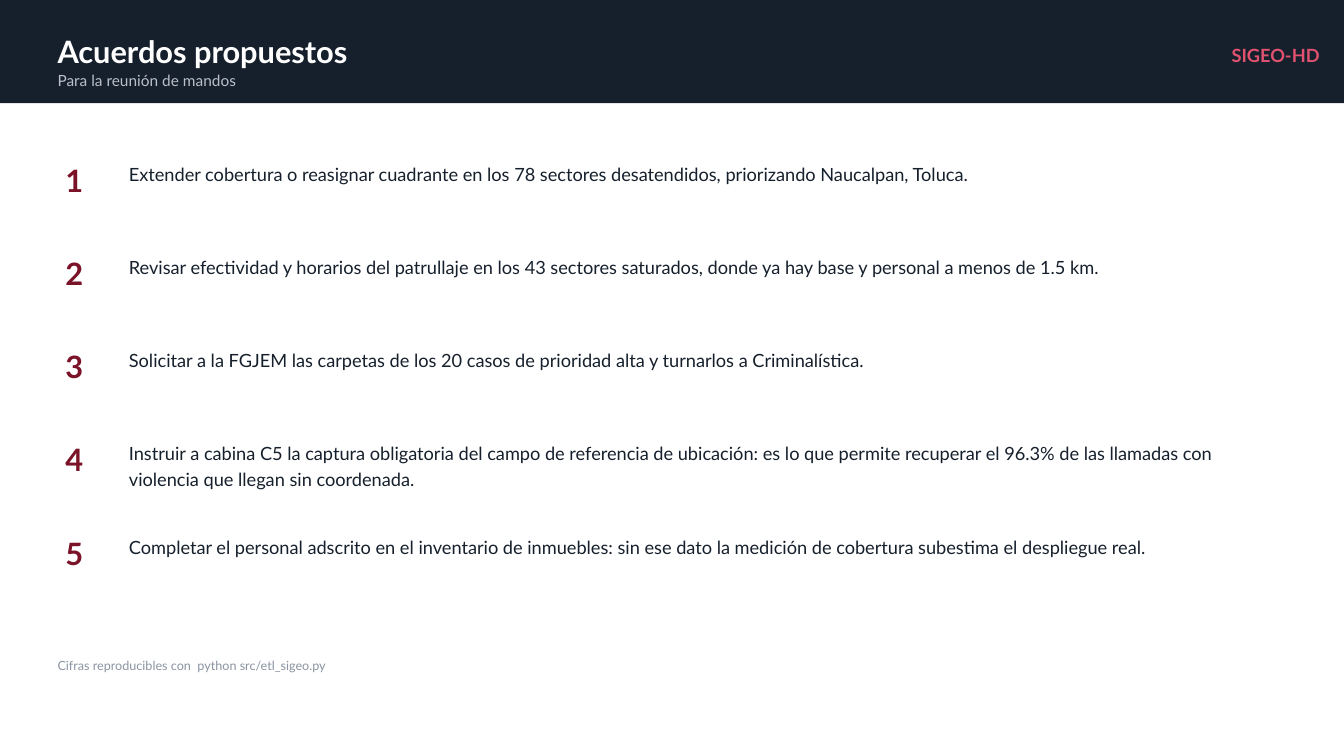
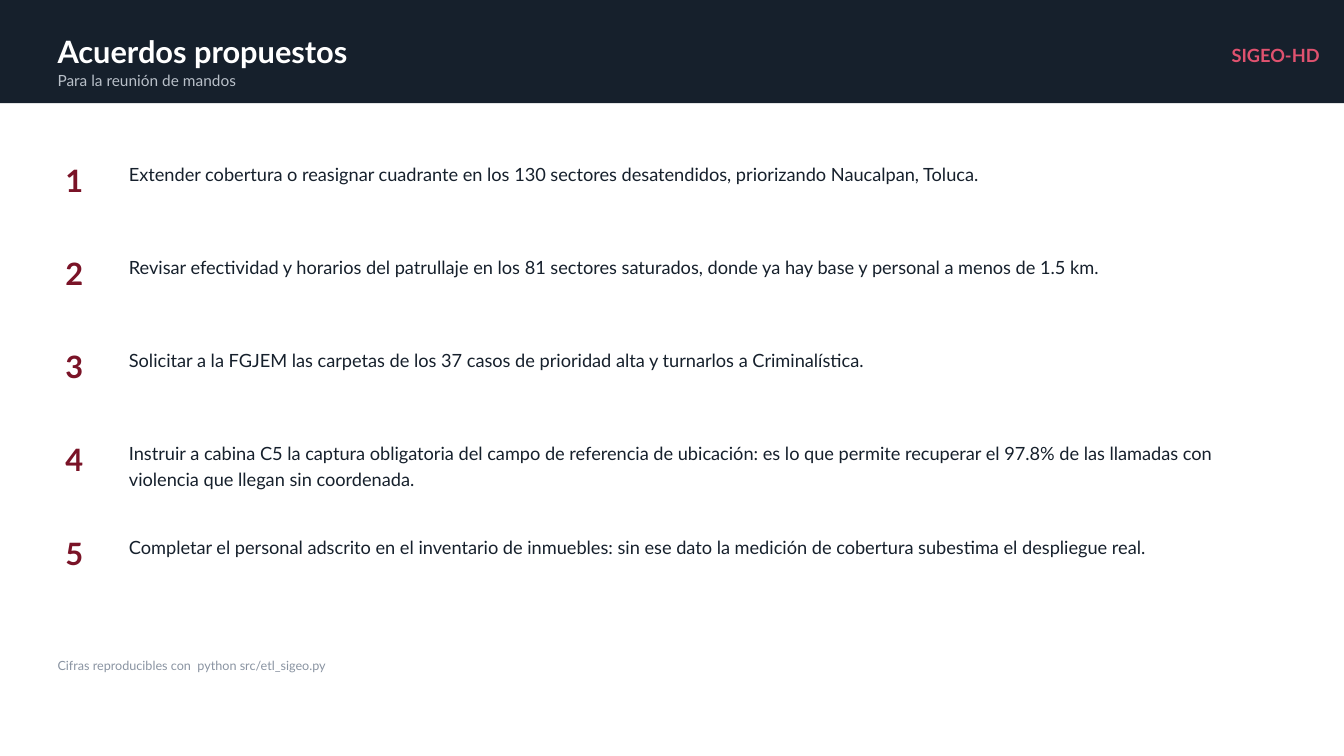
Before and after one commit to sthef0117-ui/sigeo-hd-dgspyt, a slide deck: slide 6 of presentacion/SIGEO-HD_Reunion_Mandos.pptx. Drawn at 1344x756 pixels with LibreOffice and Linux fonts; fonts in the diff are those of the drawing. Boxes give left, top, right and bottom in pixels: in the first picture for what was removed or moved away, otherwise in the second. Text is boxed around its words. In the diff, an @@ line names an element or a change of style, - is before the commit and + after.

```diff
--- a/presentacion/SIGEO-HD_Reunion_Mandos.pptx
+++ b/presentacion/SIGEO-HD_Reunion_Mandos.pptx
@@ text at [129, 167, 978, 185]: text changed @@
-Extender cobertura o reasignar cuadrante en los 78 sectores desatendidos, priorizando Naucalpan, Toluca.
+Extender cobertura o reasignar cuadrante en los 130 sectores desatendidos, priorizando Naucalpan, Toluca.
@@ text at [129, 260, 1098, 278]: text changed @@
-Revisar efectividad y horarios del patrullaje en los 43 sectores saturados, donde ya hay base y personal a menos de 1.5 km.
+Revisar efectividad y horarios del patrullaje en los 81 sectores saturados, donde ya hay base y personal a menos de 1.5 km.
@@ text at [129, 353, 863, 370]: text changed @@
-Solicitar a la FGJEM las carpetas de los 20 casos de prioridad alta y turnarlos a Criminalística.
+Solicitar a la FGJEM las carpetas de los 37 casos de prioridad alta y turnarlos a Criminalística.
@@ text at [129, 446, 1212, 490]: text changed @@
-Instruir a cabina C5 la captura obligatoria del campo de referencia de ubicación: es lo que permite recuperar el 96.3% de las llamadas con violencia que llegan sin coordenada.
+Instruir a cabina C5 la captura obligatoria del campo de referencia de ubicación: es lo que permite recuperar el 97.8% de las llamadas con violencia que llegan sin coordenada.
```
Also in this commit, not shown: 5 other slides changed, 21 other files.
